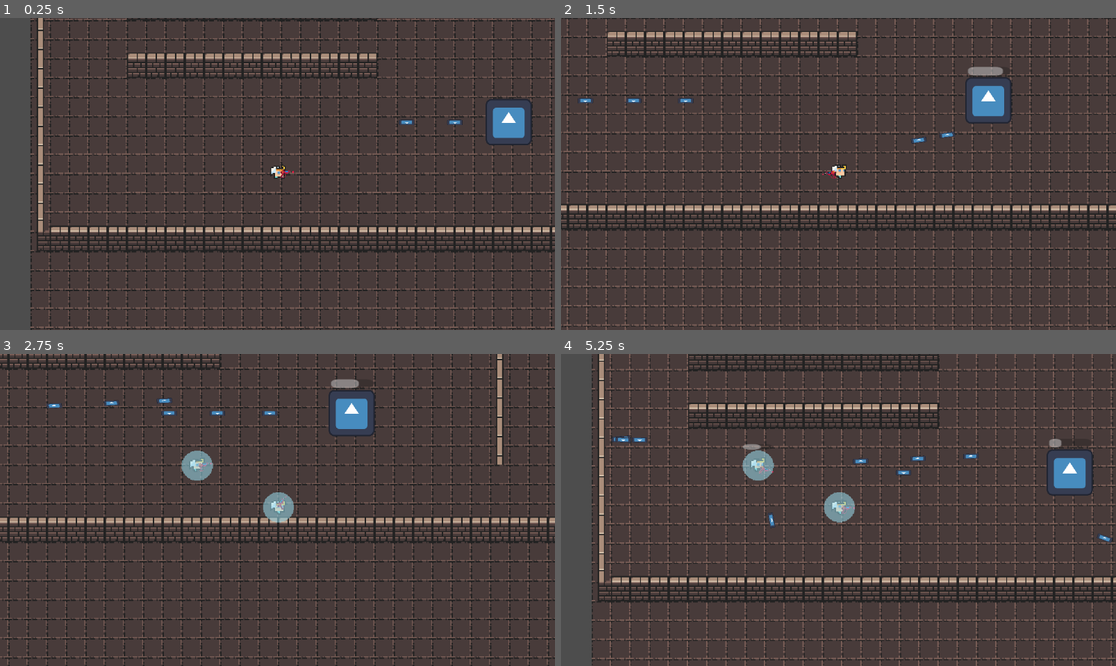
Above: before the commit, frames 1-4 (two rows, left to right).
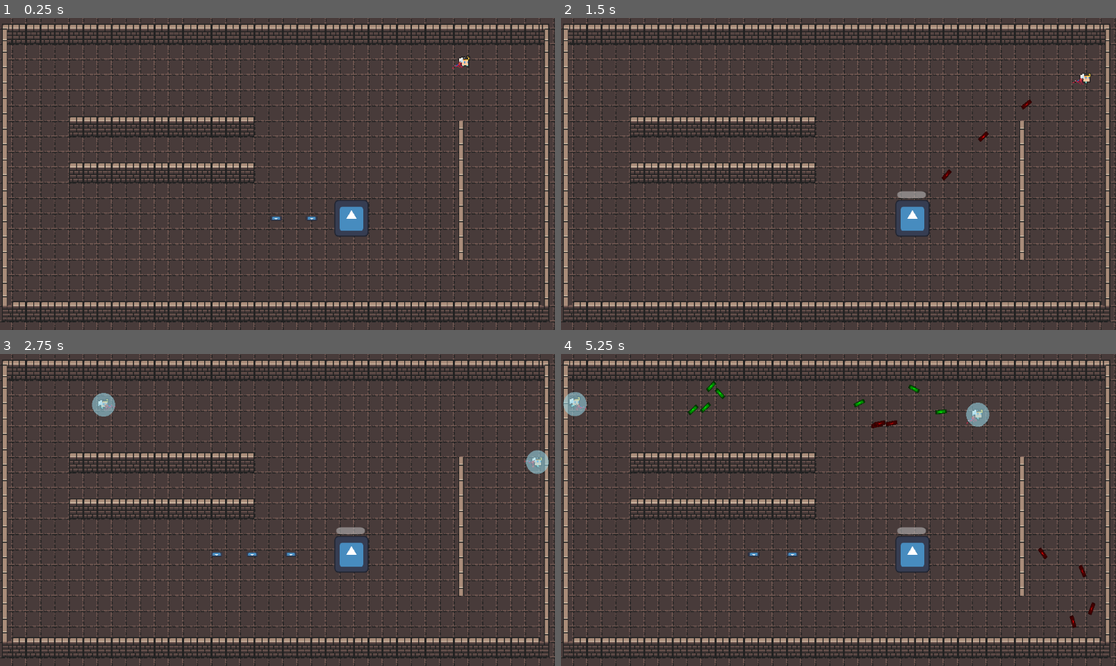
Above: after the commit, the same moments.

Repository: pabril03/ProyectoPLD
Game: Godot game, scene res://escenas/main.tscn
Two runs of this game, one before a commit and one after it. Both use one fixed random seed, a clock stepped at 60 frames per second and the inputs below. The engine's default icon, where the game draws it, is replaced by a stand-in: a white triangle on a blue panel in a dark square.
Inputs (mouse positions are in pixels of both pictures, inside the frame that each line leads up to):
- Up to frame 1 (0.25 s): no input
- Up to frame 2 (1.5 s): move the mouse to (960, 158) at 0.52 s; press the mouse at (960, 158) at 0.53 s; hold D (right) 0.53-1.28 s; move the mouse to (727, 189) at 1.27 s; release the mouse at (727, 189) at 1.28 s; hold S (down) from 1.28 s (still down); right-click (727, 189) at 1.35 s
- Up to frame 3 (2.75 s): click (166, 525) at 1.55 s; tap Enter at 2 s; move the mouse to (333, 441) at 2.02 s; release S (down) at 2.03 s; hold D (right) from 2.03 s (still down); hold Space (shield) from 2.03 s (still down); click (333, 441) at 2.3 s
- Up to frame 4 (5.25 s): move the mouse to (810, 572) at 2.77 s; release D (right) at 2.78 s; release Space (shield) at 2.78 s; hold W (up) 2.78-3.53 s; click (810, 572) at 2.85 s; move the mouse to (1005, 556) at 3.52 s; press the mouse at (1005, 556) at 3.53 s; hold A (left) 3.53-5.03 s; move the mouse to (672, 463) at 4.27 s; release the mouse at (672, 463) at 4.28 s; right-click (672, 463) at 4.35 s; click (672, 463) at 4.55 s; move the mouse to (866, 510) at 5.02 s; hold S (down) from 5.03 s (still down); hold Space (shield) from 5.03 s (still down)

The runs differ from the first frame. In frame 1, 38% of the frame differs, in the area x 0-100%, y 0-100%; in frame 2, 37%; in frame 3, 36%; in frame 4, 40%.

Commit message:
creados 2 spawns mas y modificadas las balas
Se han creado 2 spawns mas que se llaman con un random en el main.

Las balas cuando rebotan se les resetea la distancia recorrida.
El primer rebote llega mas lejos que el resto.

Modificada la distancia recorrida y el numero maximo de colisiones.

Diff:
--- a/escenas/main.tscn
+++ b/escenas/main.tscn
@@ -291,8 +291,18 @@
 tile_map_data = PackedByteArray("AAAAAAAAAAAAAAAAAAAAAAEAAAAAAAAAAAAAAAIAAAAAAAAAAAAAAAMAAAAAAAAAAAAAAAQAAAAAAAAAAAAAAA …(47152 unchanged characters)…
 tile_set = SubResource("TileSet_dkga6")
 
-[node name="PuntoRespawn" type="Marker2D" parent="."]
+[node name="PuntoRespawn1" type="Marker2D" parent="."]
 position = Vector2(204, 292)
 
 [node name="PuntoRespawnEnemigo" type="Marker2D" parent="."]
 position = Vector2(396, 239)
+
+[node name="PuntoRespawn2" type="Marker2D" parent="."]
+position = Vector2(522, 88)
+
+[node name="PuntoRespawn3" type="Marker2D" parent="."]
+position = Vector2(54, 93)
+
+[node name="Camera2D" type="Camera2D" parent="."]
+position = Vector2(313, 183)
+zoom = Vector2(1.85, 2)
--- a/escenas/player.tscn
+++ b/escenas/player.tscn
@@ -70,6 +70,7 @@
 [node name="Gun" parent="." groups=["player"] instance=ExtResource("10_t5tro")]
 
 [node name="Camera2D" type="Camera2D" parent="." groups=["player"]]
+enabled = false
 zoom = Vector2(2.5, 2.5)
 
 [node name="Escudo" parent="." groups=["player"] instance=ExtResource("11_w7fad")]
--- a/scripts/bala.gd
+++ b/scripts/bala.gd
@@ -3,9 +3,9 @@
 var SPEED: float = 200.0
 var dano: float = 2
 var num_colisiones: int = 0
-var max_colissions: int = 4
+var max_colissions: int = 6
 
-var max_distance: float = 1000.0
+var max_distance: float = 150.0
 var distance_traveled: float = 0.0
 var last_position: Vector2
 var shooter_id = -1
@@ -56,7 +56,15 @@
 		return
 
 	if colision:
+		#Cuando rebota la bala, la distancia se resetea
+		distance_traveled = 0
 		num_colisiones += 1
+
+		#La primera colision hace que la bala vaya mas lejos, pero luego se resetea a la default
+		if num_colisiones == 1:
+			max_distance += 100
+		else:
+			max_distance = 150
 		var collider = colision.get_collider()
 
 		if collider.has_method("take_damage"):
--- a/scripts/escudo.gd
+++ b/scripts/escudo.gd
@@ -18,6 +18,7 @@
 	var direction = (bala.global_position - global_position).normalized()
 	bala.velocity = direction * bala.SPEED * 1.1
 	bala.rotation = bala.velocity.angle()
+	bala.distance_traveled = 0
 
 	#Para poder reflectar las balas y que se vuelvan de la propiedad del jugador
 	var player = get_parent()
--- a/scripts/gun.gd
+++ b/scripts/gun.gd
@@ -59,7 +59,17 @@
 	if puedoDisparar:
 		$Timer.start()
 		var bullet_i = bala.instantiate()
+		var spriteBala = bullet_i.get_node("Sprite2D")
 		bullet_i.shooter_id = player.player_id
+		match bullet_i.shooter_id:
+			1:
+				spriteBala.self_modulate = Color(1,0,0)
+			2:
+				spriteBala.self_modulate = Color(0,1,0)
+			3:
+				spriteBala.self_modulate = Color(0,1,0)
+			4:
+				spriteBala.self_modulate = Color(0,1,1)
 		# Capa de la bala: del 6 al 9 según el player_id
 		# Para la capa del jugador que dispara
 
@@ -110,7 +120,16 @@
 	for i in range(3):   # Disparara ráfagas de 3 disparos rápidos
 		var bullet_i = bala.instantiate()
 		bullet_i.shooter_id = player.player_id
-
+		var spriteBala = bullet_i.get_node("Sprite2D")
+		match bullet_i.shooter_id:
+			1:
+				spriteBala.self_modulate = Color(1,0,0)
+			2:
+				spriteBala.self_modulate = Color(0,1,0)
+			3:
+				spriteBala.self_modulate = Color(0,1,0)
+			4:
+				spriteBala.self_modulate = Color(0,1,1)
 		# Colocamos a la bala en la capa 6 (bit 5)
 		bullet_i.collision_layer = 1 << 5  # = 32
 
--- a/scripts/main.gd
+++ b/scripts/main.gd
@@ -4,7 +4,9 @@
 const EnemigoEscena = preload("res://escenas/enemigo.tscn")
 const SniperEscena = preload("res://escenas/sniper.tscn")
 
-@onready var punto_respawn = $PuntoRespawn  # Un marcador para el punto de respawn
+@onready var punto_respawn = $PuntoRespawn1  # Un marcador para el punto de respawn
+@onready var punto_respawn2 = $PuntoRespawn2
+@onready var punto_respawn3 = $PuntoRespawn3
 @onready var punto_respawn_enemigo = $PuntoRespawnEnemigo
 
 var jugador: CharacterBody2D  # Referencia al jugador
@@ -20,6 +22,8 @@
 var next_player_id = PLAYER_ID_START
 var next_enemy_id = ENEMY_ID_START
 var max_players = 4
+
+var toggled_on = false
 
 func get_next_player_id() -> int:
 	next_player_id += 1
@@ -54,7 +58,15 @@
 
 	# Asignamos la posición global del respawn y le añadimos un pequeño offset vertical
 	# para que no se solape con el suelo.
-	jugador.global_position = punto_respawn.global_position + Vector2(0, -20)
+	match randi_range(1,3):
+		1:
+			jugador.global_position = punto_respawn.global_position + Vector2(0, -20)
+		2:
+			jugador.global_position = punto_respawn2.global_position + Vector2(0, -20)
+		3:
+			jugador.global_position = punto_respawn3.global_position + Vector2(0, -20)
+
+
 	add_child(jugador)
 	GameManager.jugador_vivo()
 	print("¡Ha aparecido el soldado %d!" % [jugador.player_id])
@@ -125,4 +137,7 @@
 		enemy_respawning = false
 
 	if Input.is_action_just_pressed("exit"):
+		#Hacer pausa del juego
+		#toggled_on = !toggled_on
+		#get_tree().paused = toggled_on
 		get_tree().quit()
